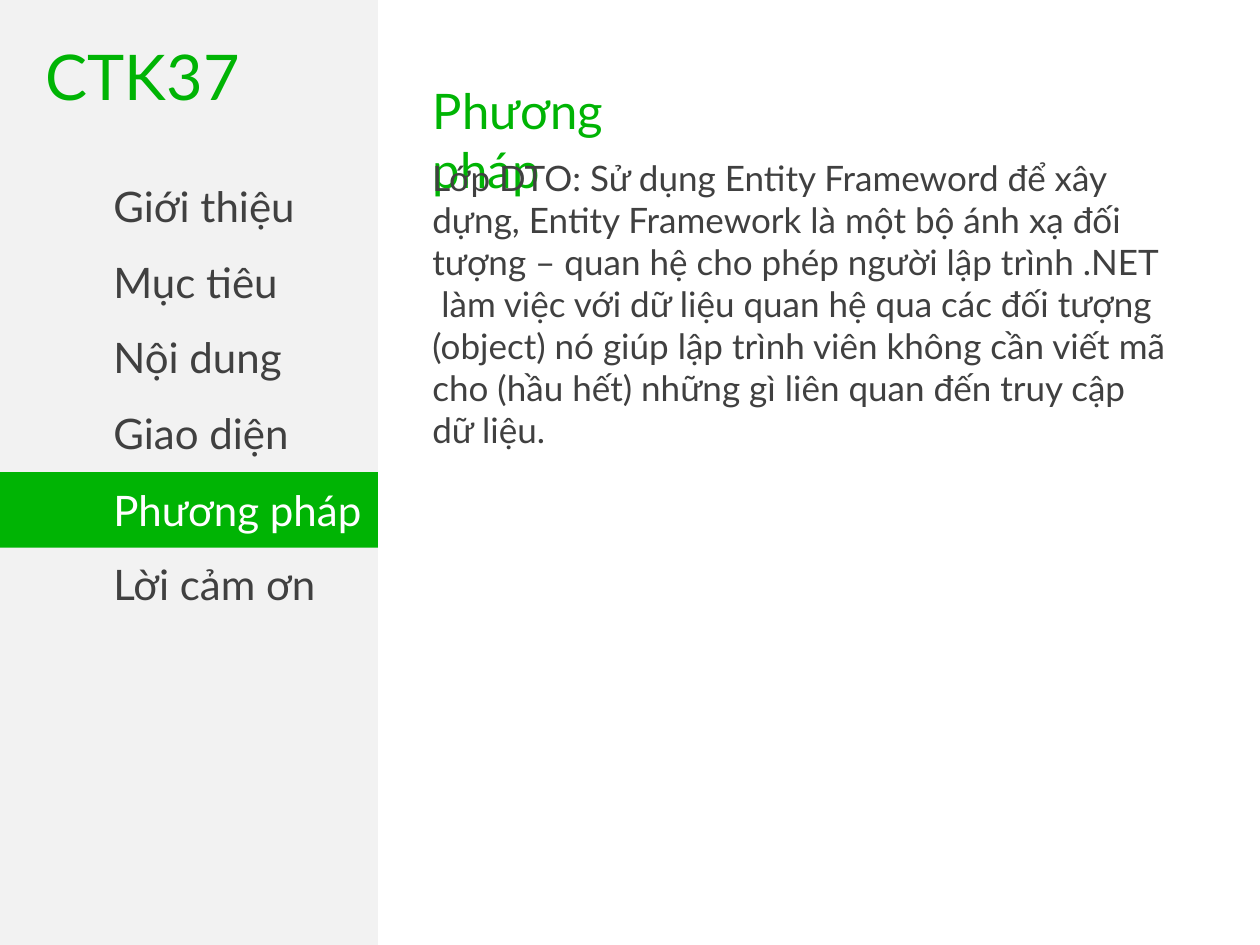
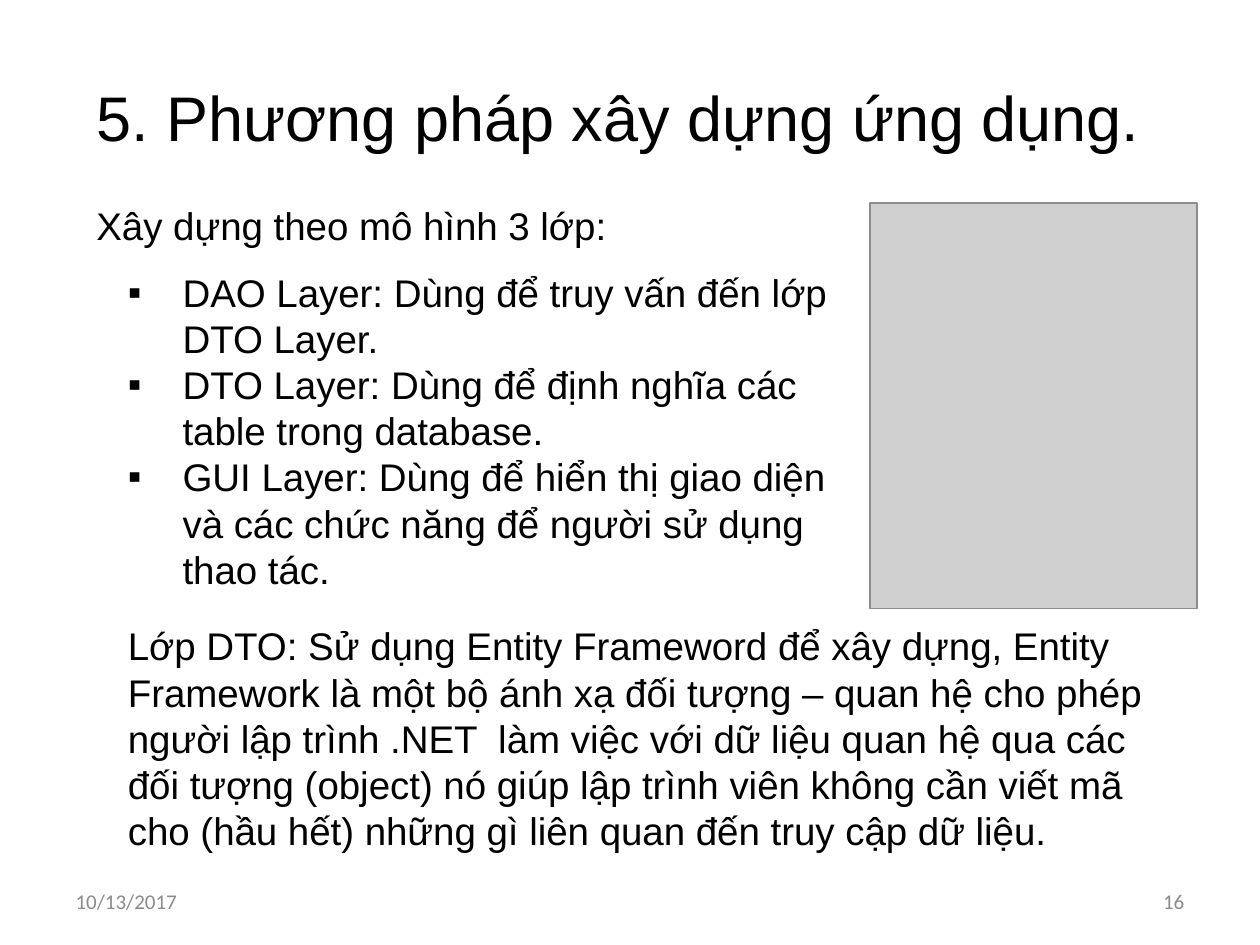
Before and after one commit to khanhvinhit/Do-An, a slide deck: slide 16 of THESIS/DACN_UD_Hoc_KHo_CTK37_ThuyetTrinh_06102017.pptx (slide 29 before the commit). Drawn at 1260x945 pixels with LibreOffice and Linux fonts; fonts in the diff are those of the drawing; grey boxes stand for pictures. Boxes give left, top, right and bottom in pixels: in the first picture for what was removed or moved away, otherwise in the second. Text is boxed around its words. In the diff, an @@ line names an element or a change of style, - is before the commit and + after.

```diff
--- a/THESIS/DACN_UD_Hoc_KHo_CTK37_ThuyetTrinh_06102017.pptx
+++ b/THESIS/DACN_UD_Hoc_KHo_CTK37_ThuyetTrinh_06102017.pptx
@@ rectangle removed at box(0, 0, 378, 945) @@
@@ text removed at box(46, 54, 240, 101) @@
-CTK37
@@ title added at box(97, 94, 1140, 153), 36 pt, text #000000 @@
+5. Phương pháp xây dựng ứng dụng.
@@ text removed at box(433, 93, 603, 197) @@
-Phương pháp
@@ text removed at box(113, 191, 294, 230) @@
-Giới thiệu
@@ picture added at box(871, 203, 1197, 609) @@
@@ text added at box(96, 211, 827, 585), 22 pt, text #000000 @@
+Xây dựng theo mô hình 3 lớp:
+▪ DAO Layer: Dùng để truy vấn đến lớp DTO Layer.
+▪ DTO Layer: Dùng để định nghĩa các table trong database.
+▪ GUI Layer: Dùng để hiển thị giao diện và các chức năng để người sử dụng thao tác.
@@ text removed at box(113, 267, 277, 306) @@
-Mục tiêu
@@ text removed at box(113, 342, 281, 381) @@
-Nội dung
@@ rectangle removed at box(0, 394, 378, 470) @@
-Giao diện
@@ rectangle removed at box(0, 472, 378, 548) @@
-Phương pháp
@@ rectangle removed at box(0, 546, 378, 621) @@
-Lời cảm ơn
@@ text "Lớp DTO: Sử dụng Entity ...": place and size @@
-text "Lớp DTO: Sử dụng Entity ..." at box(432, 161, 1165, 408)
+text "Lớp DTO: Sử dụng Entity ..." at box(128, 630, 1141, 853)
@@ text "Lớp DTO: Sử dụng Entity ..." at box(128, 630, 1141, 853): size 20 to 22 pt, font Lato to Arial, text colour #404040 to #000000; indent changed @@
@@ text added at box(76, 894, 177, 910), 12 pt, text #8C8C8C @@
+10/13/2017
@@ page number added at box(1163, 895, 1184, 909), 12 pt, text #8C8C8C @@
+16
```
Also in this commit, not shown: 13 other slides changed, 12 slides added, 16 slides removed, 4 other files.
